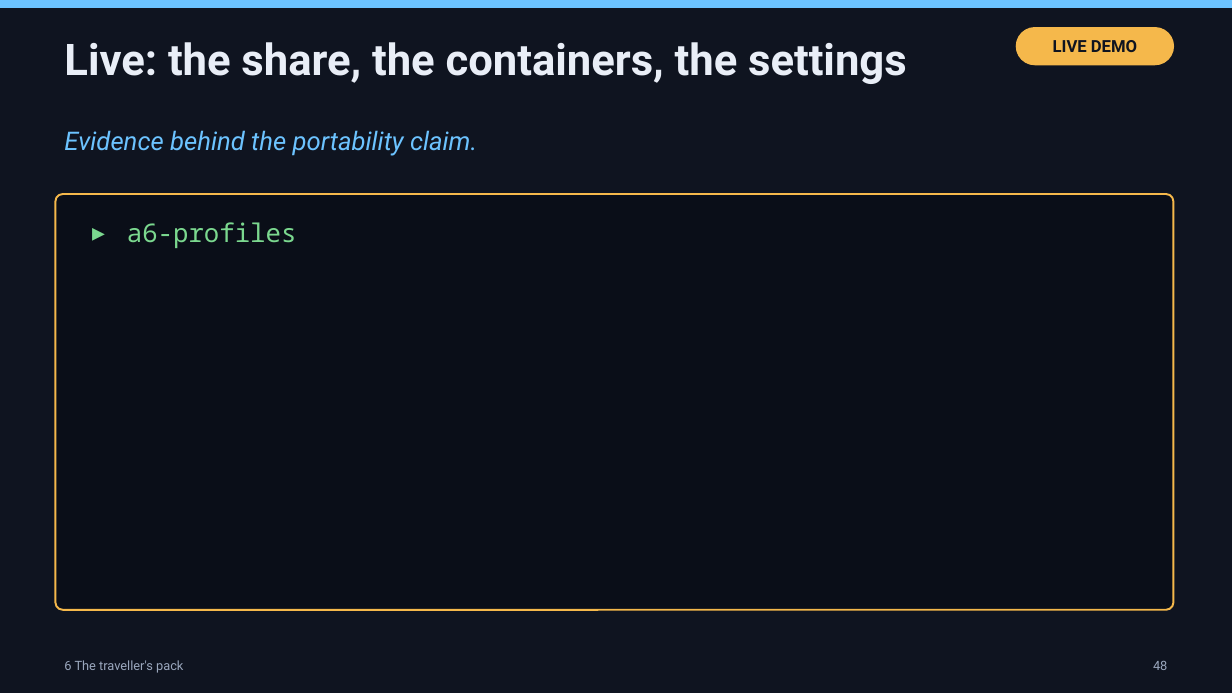
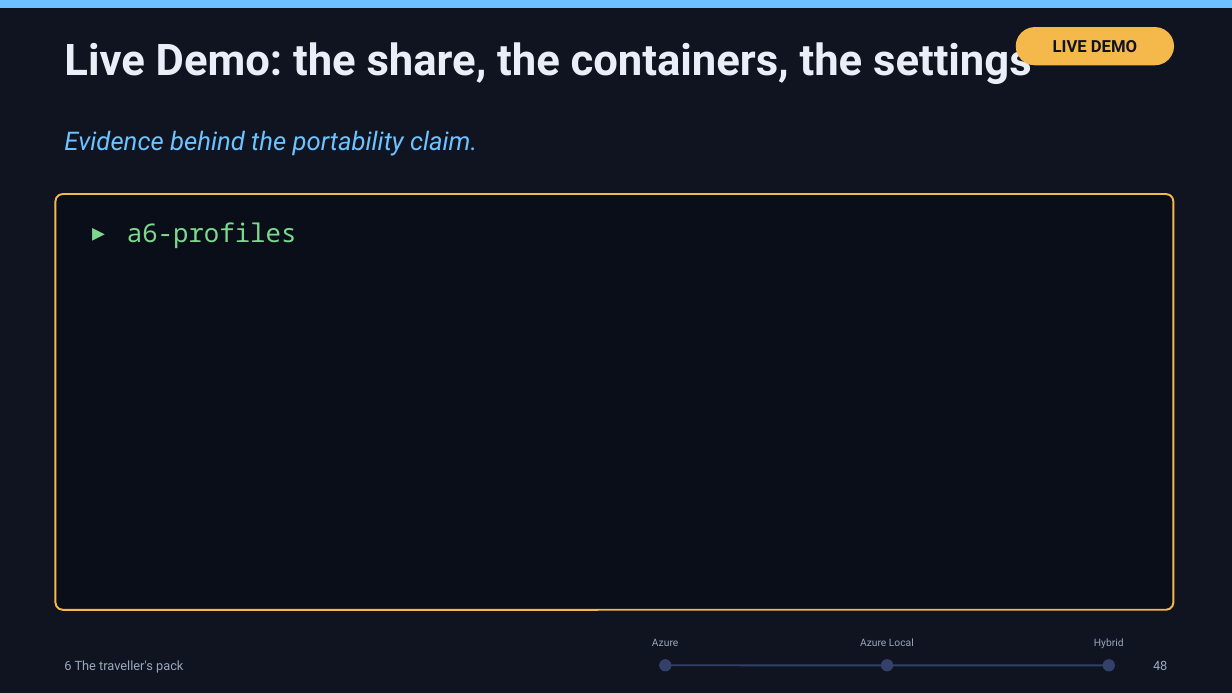
Before and after one commit to thisismydemo/nic2026_avd, a slide deck: slide 55 of presentation/AVD_Anywhere_NIC2026.pptx. Drawn at 1232x693 pixels with LibreOffice and Linux fonts; fonts in the diff are those of the drawing. Boxes give left, top, right and bottom in pixels: in the first picture for what was removed or moved away, otherwise in the second. Text is boxed around its words. In the diff, an @@ line names an element or a change of style, - is before the commit and + after.

```diff
--- a/presentation/AVD_Anywhere_NIC2026.pptx
+++ b/presentation/AVD_Anywhere_NIC2026.pptx
@@ text at [64,35,1032,84]: text changed @@
-Live: the share, the containers, the settings
+Live Demo: the share, the containers, the settings
@@ text added at [652,639,678,646], 8 pt, text #9AA7BD @@
+Azure
@@ text added at [860,638,914,646], 8 pt, text #9AA7BD @@
+Azure Local
@@ text added at [1094,638,1124,648], 8 pt, text #9AA7BD @@
+Hybrid
@@ ellipse added at [660,660,671,671], fill #33406A, outline #33406A 1 pt @@
@@ line added from (665, 665) to (1109, 665), #33406A 1.5 pt @@
@@ ellipse added at [882,660,893,671], fill #33406A, outline #33406A 1 pt @@
@@ ellipse added at [1104,660,1115,671], fill #33406A, outline #33406A 1 pt @@
```
Also in this commit, not shown: 65 other slides changed.
